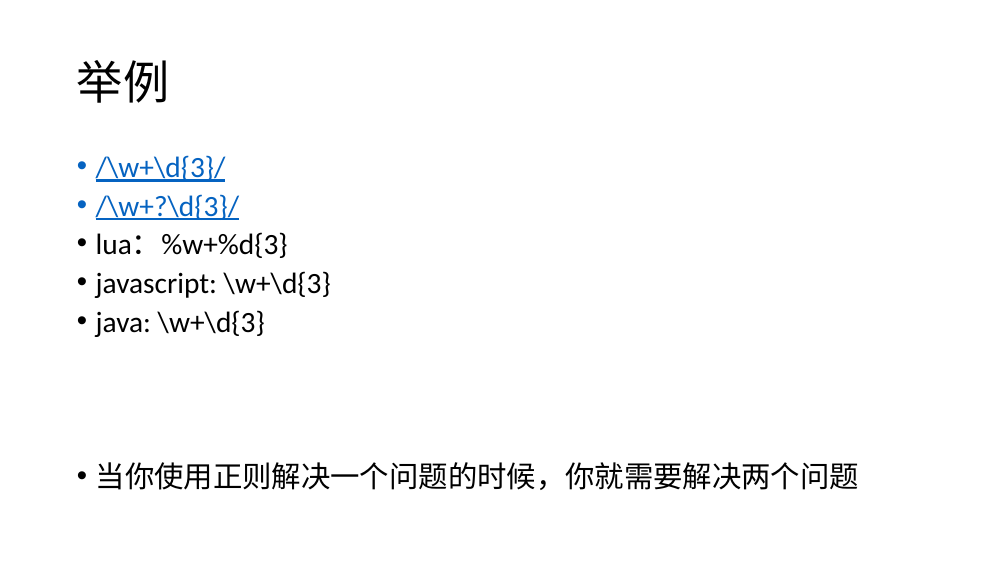
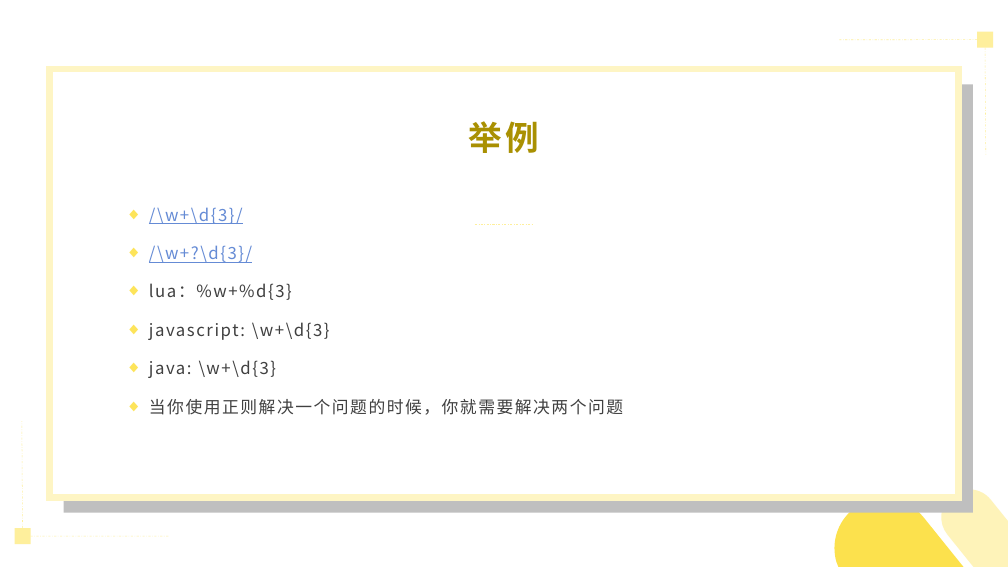
Before and after one commit to 382615666/note, a slide deck: slide 3 of 科普.pptx. Drawn at 1008x567 pixels with LibreOffice and Linux fonts; fonts in the diff are those of the drawing. Boxes give left, top, right and bottom in pixels: in the first picture for what was removed or moved away, otherwise in the second. Text is boxed around its words. In the diff, an @@ line names an element or a change of style, - is before the commit and + after.

```diff
--- a/科普.pptx
+++ b/科普.pptx
@@ line added from (977, 40) to (839, 40), #FEEF9C 0.5 pt dashed @@
@@ rectangle added at (x1=977, y1=32, x2=993, y2=48), fill #FEEF9C @@
@@ line added from (985, 48) to (986, 155), #FEEF9C 0.5 pt dashed @@
@@ rectangle added at (x1=49, y1=70, x2=959, y2=498), fill #FFFFFF, outline #FEF5C4 6 pt @@
@@ rectangle added at (x1=64, y1=85, x2=973, y2=513), fill #BFBFBF @@
@@ text "举例" moved from (x1=77, y1=60, x2=169, y2=103) to (x1=469, y1=121, x2=539, y2=153) @@
@@ text "举例" at (x1=469, y1=121, x2=539, y2=153): size 44 to 32 pt, font Calibri to Noto Sans CJK SC, text colour #000000 to #A99002, letter spacing 0 to 3 pt, bold on; alignment left to centre; line spacing 0.9 to 1; vertical alignment middle to top @@
@@ text "/\w+\d{3}/" moved from (x1=96, y1=155, x2=859, y2=490) to (x1=149, y1=207, x2=623, y2=415) @@
@@ text "/\w+\d{3}/" at (x1=149, y1=207, x2=623, y2=415): size 28 to 16 pt, font Calibri to Noto Sans CJK SC, letter spacing 0 to 1.5 pt; text colour #0563C1 to #658BD5 in "/\w+\d{3}/", "/\w+?\d{3}/"; text colour #000000 to #404040 in "lua：%w+%d{3}", "javascript: \w+\d{3}", "java: \w+\d{3}", "当你使用正则解决一个问题的时候，你就需要解决两个问题"; bullet • to ◆; line spacing 0.8 to 1.7; less space between paragraphs; vertical alignment top to middle @@
@@ line added from (475, 224) to (533, 224), #FEEF9C 0.5 pt dashed @@
@@ line added from (23, 529) to (22, 421), #FEEF9C 0.5 pt dashed @@
@@ freeform shape added at (x1=835, y1=498, x2=964, y2=567), fill #FCD605 at 71% opacity @@
@@ freeform shape added at (x1=941, y1=489, x2=1008, y2=567), fill #FDE45A at 42% opacity @@
@@ rectangle added at (x1=14, y1=529, x2=30, y2=544), fill #FEEF9C @@
@@ line added from (30, 536) to (169, 536), #FEEF9C 0.5 pt dashed @@
```
Also in this commit, not shown: 14 other slides changed, 4 slides added, 3 other files.
